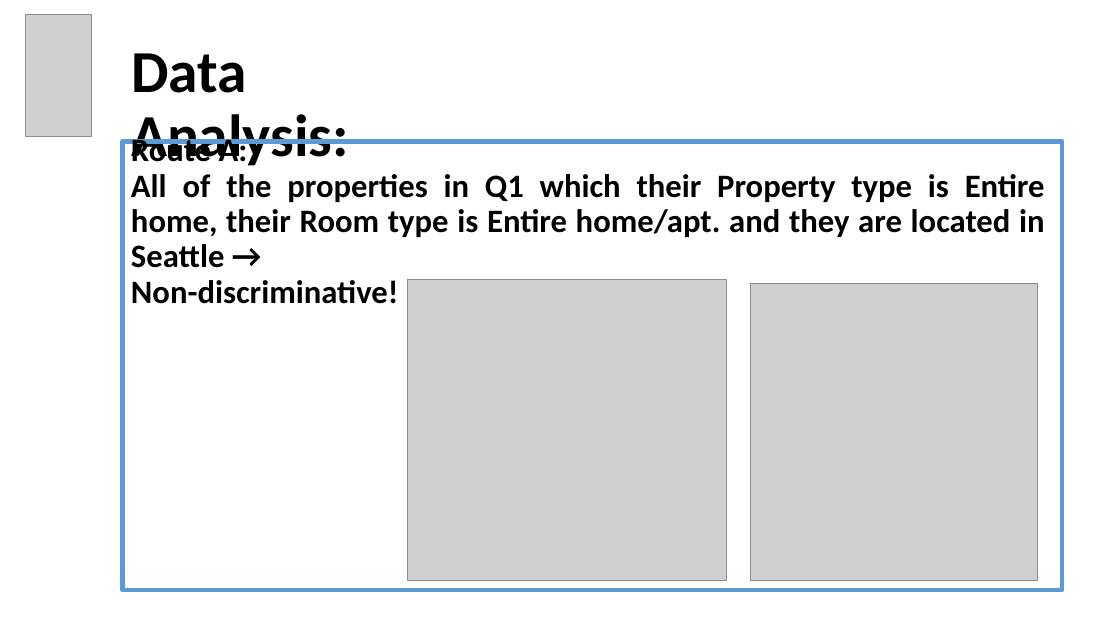
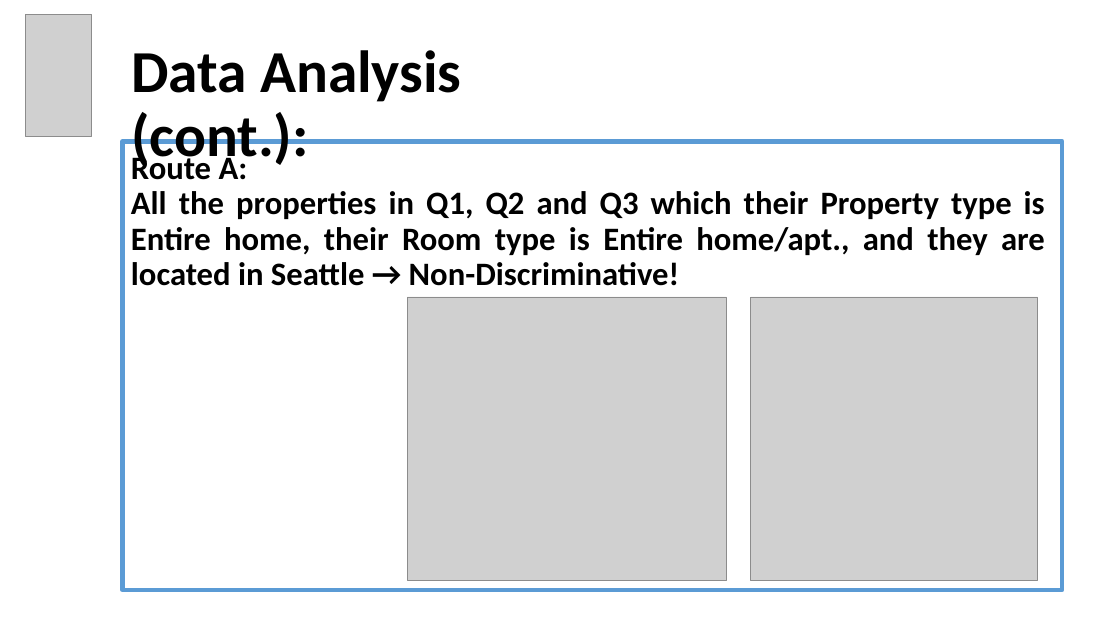
Before and after one commit to EyalVultz/Fianl-Project-Data-Analyst-Program-Hebrew-University-of-Jerusalem-Class-4-Group-2, a slide deck: slide 9 of Final Project Data Analyst Program Hebrew University of Jerusalem Class No. 4 Group 2.pptx. Drawn at 1120x630 pixels with LibreOffice and Linux fonts; fonts in the diff are those of the drawing; grey boxes stand for pictures. Boxes give left, top, right and bottom in pixels: in the first picture for what was removed or moved away, otherwise in the second. Text is boxed around its words. In the diff, an @@ line names an element or a change of style, - is before the commit and + after.

```diff
--- a/Final Project Data Analyst Program Hebrew University of Jerusalem Class No. 4 Group 2.pptx
+++ b/Final Project Data Analyst Program Hebrew University of Jerusalem Class No. 4 Group 2.pptx
@@ title at bbox=[131, 50, 462, 171]: text changed @@
-Data Analysis:
+Data Analysis (cont.):
@@ text at bbox=[131, 191, 1045, 286]: text changed @@
-All of the properties in Q1 which their Property type is Entire home, their Room type is Entire home/apt. and they are located in Seattle →
-Non-discriminative!
+All the properties in Q1, Q2 and Q3 which their Property type is Entire home, their Room type is Entire home/apt., and they are located in Seattle → Non-Discriminative!
@@ picture: place and size @@
-picture at bbox=[408, 279, 727, 581]
+picture at bbox=[408, 297, 727, 581]
@@ picture: place and size @@
-picture at bbox=[751, 283, 1038, 581]
+picture at bbox=[751, 297, 1038, 581]
```
Also in this commit, not shown: 11 other slides changed.
